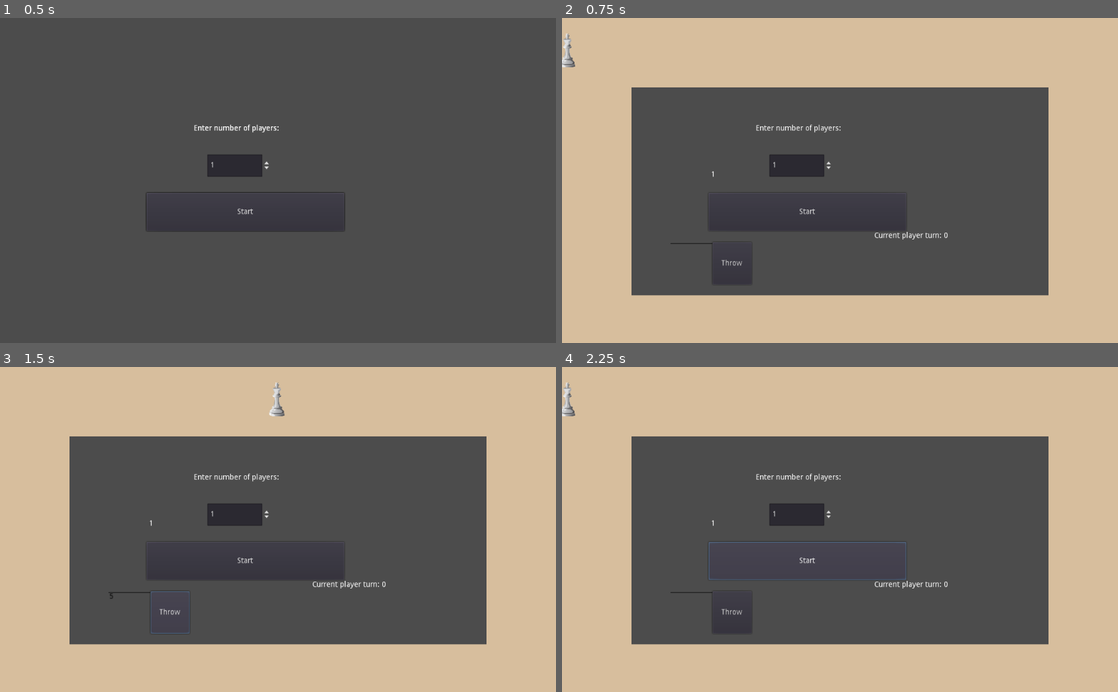
Above: before the commit, frames 1-4 (two rows, left to right).
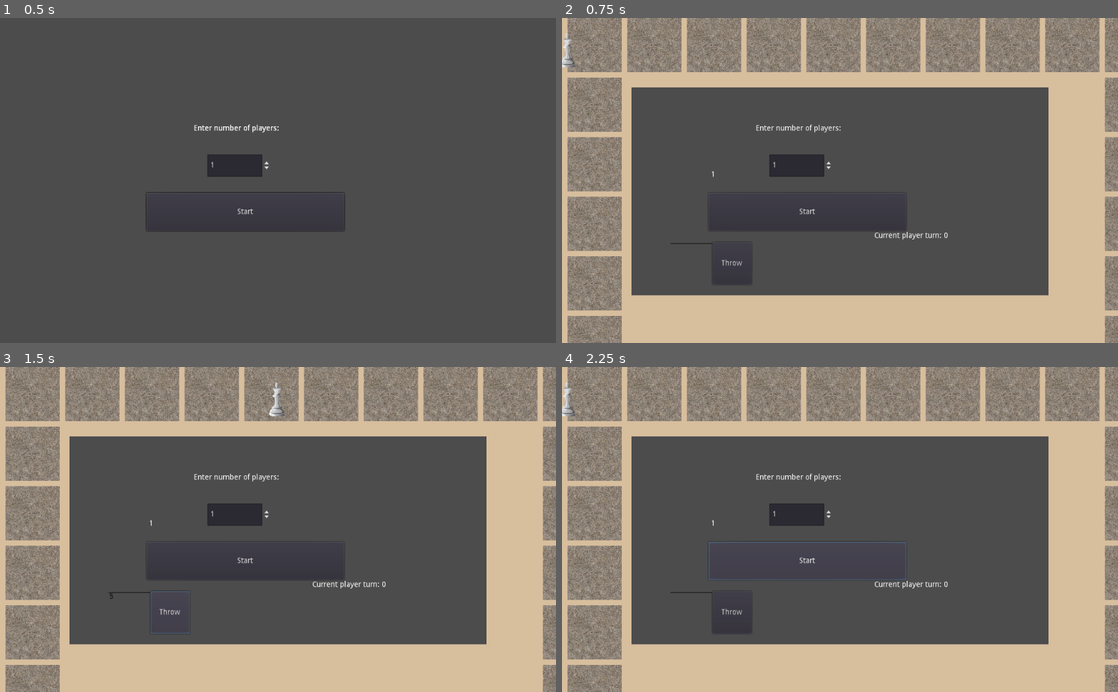
Above: after the commit, the same moments.

Repository: askoki160/angels-of-delta
Game: Godot game, scene res://StartScene.tscn
Same seed, same stepped clock (60 frames per second), same inputs: the game is played once before the commit and once after it.
Inputs:
- Up to frame 1 (0.5 s): no input
- Up to frame 2 (0.75 s): click "Start" at 0.5 s
- Up to frame 3 (1.5 s): click "Throw" at 1.25 s
- Up to frame 4 (2.25 s): click "Start" at 2 s

Frame 1 is identical in both runs. In frame 2, 24% of the frame differs, in the area x 1-100%, y 0-100%; in frame 3, 24%; in frame 4, 24%.

Commit message:
Add field main scene generator

Diff:
--- /dev/null
+++ b/Field.gd
@@ -0,0 +1,11 @@
+extends Node2D
+
+# Called when the node enters the scene tree for the first time.
+func _ready():
+	pass
+
+func resize_sprite(height, width):
+	var sizeto = Vector2(height, width)
+	var size = get_node("Sprite").get_texture().get_size()
+	var scale_vector: Vector2 = sizeto / size
+	get_node("Sprite").set_scale(scale_vector)
--- a/Field.tscn
+++ b/Field.tscn
@@ -1,13 +1,19 @@
-[gd_scene format=2]
+[gd_scene load_steps=3 format=2]
+
+[ext_resource path="res://assets/images/dirt.png" type="Texture" id=1]
+[ext_resource path="res://Field.gd" type="Script" id=2]
 
 [node name="Node2D" type="Node2D"]
+script = ExtResource( 2 )
 
-[node name="Polygon2D" type="Polygon2D" parent="."]
-polygon = PoolVector2Array( -2.17583, 0.824875, 1.05951, 601.95, 372.476, 598.715, 370.535, -0.469261 )
+[node name="Sprite" type="Sprite" parent="."]
+texture = ExtResource( 1 )
 
-[node name="Label" type="Label" parent="Polygon2D"]
-margin_right = 371.0
-margin_bottom = 598.0
+[node name="Label" type="Label" parent="Sprite"]
+margin_left = -172.278
+margin_top = -121.282
+margin_right = 175.722
+margin_bottom = 118.718
 custom_colors/font_color = Color( 0, 0, 0, 1 )
 text = "Ovo je kurčina"
 align = 1
--- a/Global.gd
+++ b/Global.gd
@@ -5,7 +5,6 @@
 var current_scene = null
 
 var positions = null
-var fields = null
 
 func _ready():
 	var root = get_tree().get_root()
--- a/MainScene.gd
+++ b/MainScene.gd
@@ -24,15 +24,56 @@
 	func _next_player():
 		current_player_index = (current_player_index + 1) % players.size()
 
+class Map:
+	var n_rows: int = 7
+	var n_cols: int = 10
+	var field_rect_size : int
+	var max_width: int
+	var max_height: int
+	var rect_width: int
+	var rect_height: int
+
+	func _init():
+		rect_width = 100
+		rect_height = 100
+
+	func generate_fields(context):
+		"""
+		Generate fields of the game. Starts from top left and goes clockwise.
+		"""
+		var position_x = -rect_width / 2
+		var position_y = rect_height / 2
+		var board_fields_extent = (n_cols + n_rows - 1)
+		var cumulative_fields = board_fields_extent * 2
+		var left_vertical_border = board_fields_extent + n_cols - 1
+
+		for i in range(cumulative_fields):
+			if i < n_cols:
+				position_x += rect_width + 10
+			elif n_cols <= i and i < board_fields_extent:
+				position_y += rect_height + 10
+			elif board_fields_extent <= i and i < left_vertical_border:
+				position_x -= rect_width + 10
+			else:
+				position_y -= rect_height + 10
+
+			var Field = load("res://Field.tscn")
+			var field_instance = Field.instance()
+			field_instance.position = Vector2(position_x, position_y)
+			field_instance.resize_sprite(rect_height, rect_width)
+			context.add_child(field_instance)
+
 var state = PlayerState.new()
 
 # Called when the node enters the scene tree for the first time.
 func _ready():
 	$Label.text = str(global_vars.players)
 	$Label2.text = "Current player turn: " + str(state.get_current_index())
+	var map = Map.new()
+	map.generate_fields(self)
 	for i in range(global_vars.players):
-		var player = load("res://Player.tscn")
-		var player_instance = player.instance()
+		var Player = load("res://Player.tscn")
+		var player_instance = Player.instance()
 		player_instance.set_name("player_" + str(i))
 		# hardcoded position
 		player_instance.position = Vector2(10 + x_offset, 60)
--- a/MainScene.tscn
+++ b/MainScene.tscn
@@ -48,12 +48,12 @@
 [node name="TileMap" type="TileMap" parent="."]
 tile_set = SubResource( 1 )
 format = 1
-tile_data = PoolIntArray( 0, 0, 0, 2, 0, 0, 4, 0, 0, 6, 0, 0, 8, 0, 0, 10, 0, 0, 12, 0, 0, 14, 0, 0, 131072, 0, 0, 131086, 0, 0, 262144, 0, 0 …(156 unchanged characters)…
+tile_data = PoolIntArray( 0, 0, 0, 2, 0, 0, 4, 0, 0, 6, 0, 0, 8, 0, 0, 10, 0, 0, 12, 0, 0, 14, 0, 0, 65536, 0, 0, 131072, 0, 0, 131086, 0, 0, 262144, 0, 0 …(156 unchanged characters)…
 
 [node name="StartField" type="Area2D" parent="."]
 
 [node name="CollisionShape2D" type="CollisionShape2D" parent="StartField"]
-position = Vector2( 56.2039, -6.37127 )
+position = Vector2( 51.6819, -7.87859 )
 shape = SubResource( 2 )
 script = SubResource( 3 )
 
Binary file added: assets/images/dirt.png
Not shown, added: assets/images/dirt.png.import
